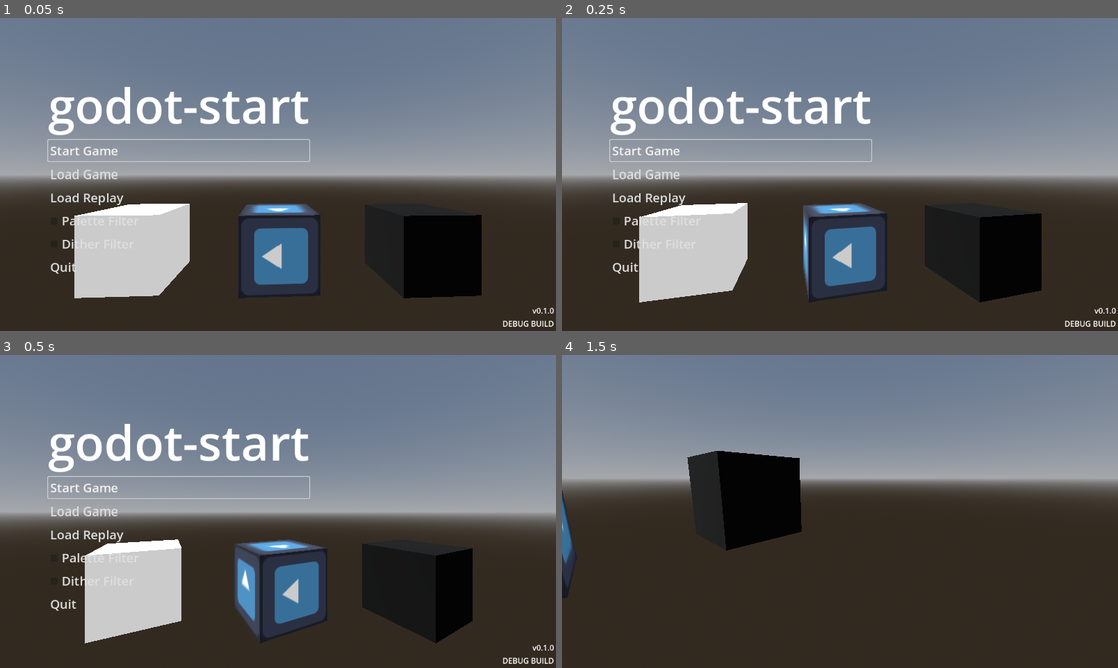
Above: before the commit, frames 1-4 (two rows, left to right).
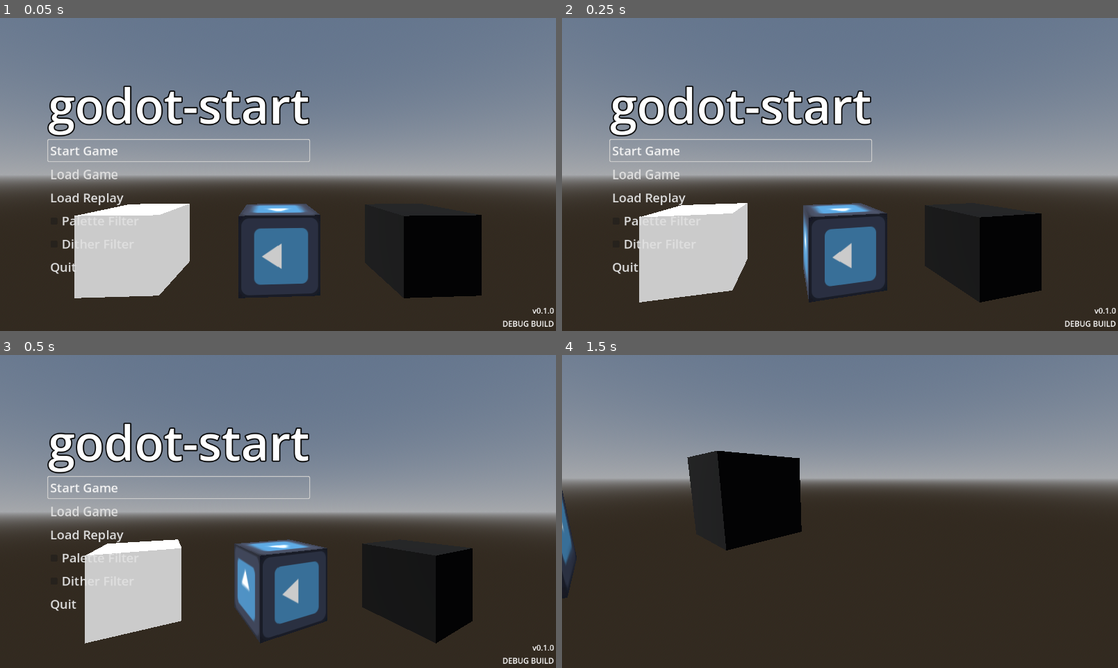
Above: after the commit, the same moments.

Repository: krscott/godot-start
Game: Godot game, scene res://scenes/levels/level_start.tscn
Two runs of this game, one before a commit and one after it. Both use one fixed random seed, a clock stepped at 60 frames per second and the inputs below. The engine's default icon, where the game draws it, is replaced by a stand-in: a white triangle on a blue panel in a dark square.
Inputs (mouse positions are in pixels of both pictures, inside the frame that each line leads up to):
- Up to frame 1 (0.05 s): no input
- Up to frame 2 (0.25 s): no input
- Up to frame 3 (0.5 s): no input
- Up to frame 4 (1.5 s): click "Start Game" at 0.5 s; move the mouse to (867, 511) at 1.27 s; hold W (move_forward) from 1.28 s (still down); hold Ctrl (crouch) from 1.28 s (still down)

The runs differ from the first frame. In frame 1, 1.3% of the frame differs, in the area x 8-56%, y 21-38%; in frame 2, 1.3%; in frame 3, 1.3%; in frame 4, nothing differs.

Commit message:
Add title label settings

Diff:
--- a/project/scenes/ui/menu.tscn
+++ b/project/scenes/ui/menu.tscn
@@ -3,6 +3,7 @@
 [ext_resource type="Script" uid="uid://bn5av54g3r5s4" path="res://scenes/ui/menu.gd" id="1_6tw0m"]
 [ext_resource type="Theme" uid="uid://badm4dbubdqto" path="res://scenes/ui/menu_theme.tres" id="2_wedc3"]
 [ext_resource type="Script" uid="uid://ujr3w0i2aica" path="res://scripts/components/debug_only.gd" id="3_c2n5p"]
+[ext_resource type="LabelSettings" uid="uid://donjsdao6jlfe" path="res://scenes/ui/title_label_settings.tres" id="3_cx0sj"]
 [ext_resource type="Script" uid="uid://c27847cdx02wd" path="res://scenes/ui/version_label.gd" id="4_w6y0u"]
 
 [node name="Menu" type="CanvasLayer" unique_id=1839284131]
@@ -39,8 +40,8 @@
 [node name="Title" type="Label" parent="Menu/ItemsContainer" unique_id=345306180]
 unique_name_in_owner = true
 layout_mode = 2
-theme_override_font_sizes/font_size = 100
 text = "Title"
+label_settings = ExtResource("3_cx0sj")
 
 [node name="LabelTemplate" type="Label" parent="Menu/ItemsContainer" unique_id=254989406]
 unique_name_in_owner = true
--- /dev/null
+++ b/project/scenes/ui/title_label_settings.tres
@@ -0,0 +1,6 @@
+[gd_resource type="LabelSettings" format=3 uid="uid://donjsdao6jlfe"]
+
+[resource]
+font_size = 100
+outline_size = 10
+outline_color = Color(0, 0, 0, 1)
